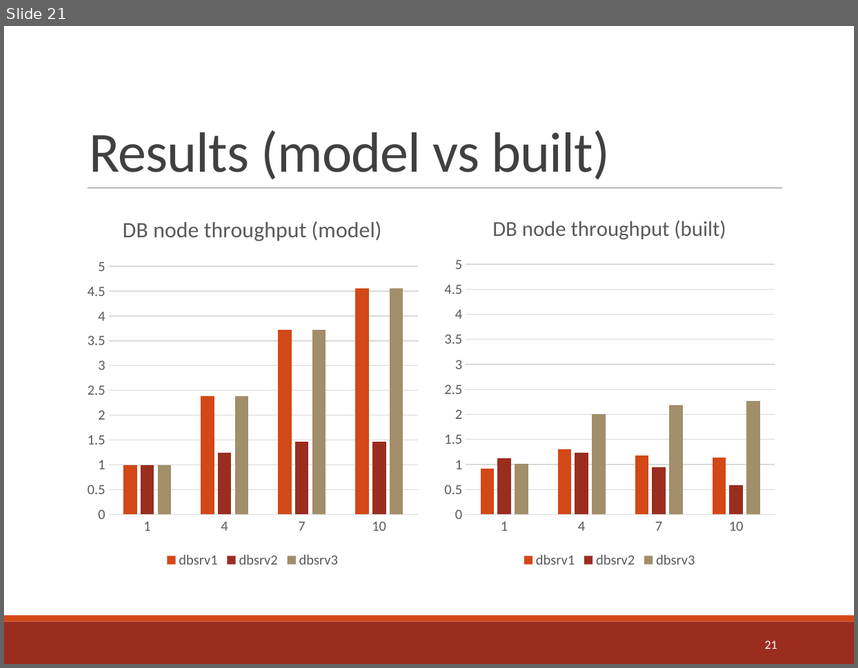
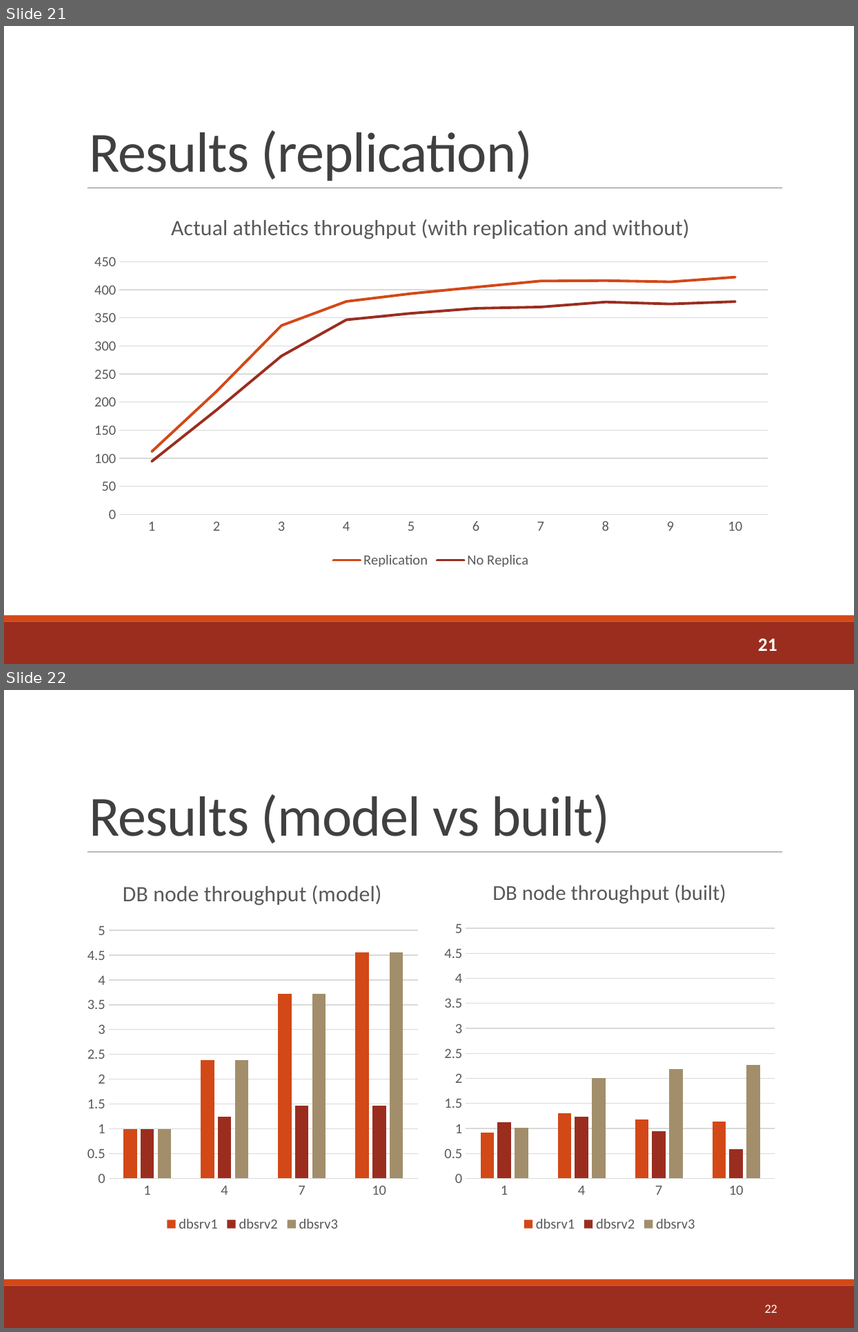
Before and after one commit to sshephard2/skewed-modelling, a slide deck: Presentation/Performance modelling of skewed demand in complex systems.pptx. Shown one above the other, each under a label of ours: slide 21 before the commit, slides 21 and 22 after it. The pictures are 858x668 and 858x1332 pixels, drawn with LibreOffice and Linux fonts; fonts in the diff are those of the drawing. Boxes give left, top, right and bottom in pixels: in the first picture for what was removed or moved away, otherwise in the second. Text is boxed around its words. In the diff, an @@ line names an element or a change of style, - is before the commit and + after.

```diff
--- a/Presentation/Performance modelling of skewed demand in complex systems.pptx
+++ b/Presentation/Performance modelling of skewed demand in complex systems.pptx
@@ slide 21 added at (4, 26, 854, 664), background #FFFFFF; not listed: 3 template elements that a slide beside it also shows @@
@@ title added at (89, 130, 533, 181), 48 pt, text #404040 @@
+Results (replication)
@@ line chart added at (81, 198, 782, 572) @@
+title "Actual athletics throughput (with replication and without) "
+categories: 1, 2, 3, 4, 5, 6, 7, 8, 9, 10
+Replication: 110, 220, 340, 380, 390, 400, 420, 420, 410, 420
+No Replica: 90, 190, 280, 350, 360, 370, 370, 380, 370, 380
@@ page number added at (758, 638, 777, 650), 16 pt, text #FFFFFF, bold @@
+21
@@ what was slide 21 is now slide 22 @@
@@ page number at (765, 1304, 777, 1312): text changed @@
-21
+22
```
Also in this commit, not shown: 3 slides changed.
